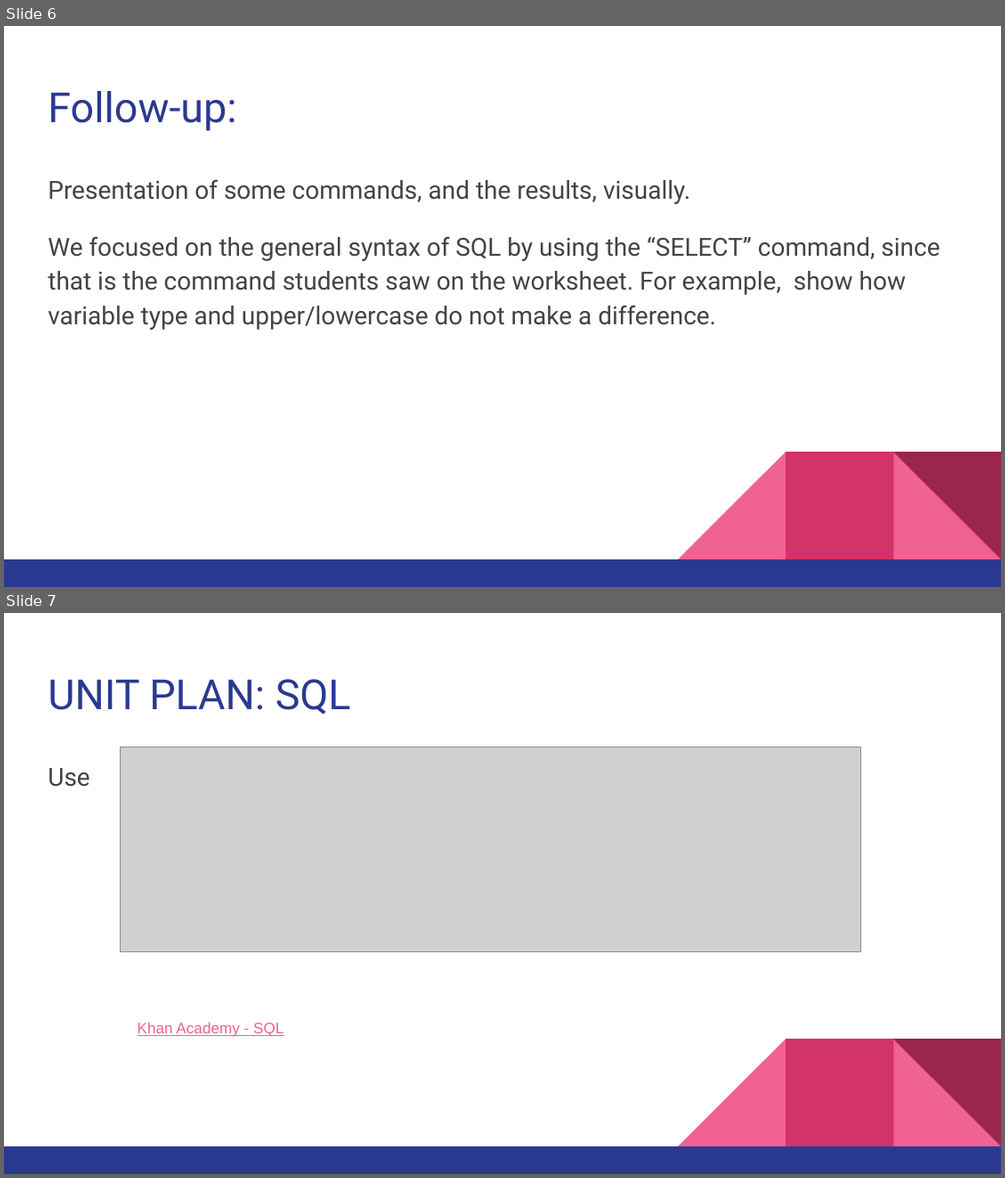
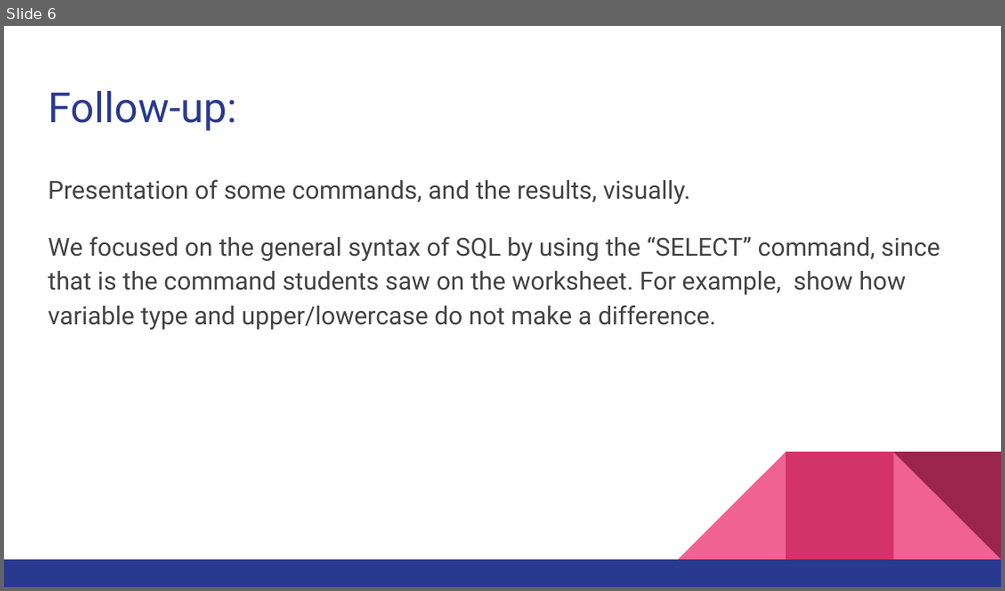
Before and after one commit to hunter-teacher-cert/summer-2020-topics-project-select-rw_tl-from-database, a slide deck: Database, Day 00 presentation.pptx. Shown one above the other, each under a label of ours: slides 6 and 7 before the commit, slide 6 after it. The pictures are 1005x1178 and 1005x591 pixels, drawn with LibreOffice and Linux fonts; fonts in the diff are those of the drawing; grey boxes stand for pictures. Boxes give left, top, right and bottom in pixels: in the first picture for what was removed or moved away, otherwise in the second. Text is boxed around its words. In the diff, an @@ line names an element or a change of style, - is before the commit and + after.

Commit message:
revised slide deck & made unit plan more readable

```diff
--- a/Database, Day 00 presentation.pptx
+++ b/Database, Day 00 presentation.pptx
@@ slide 7 removed at <box>4,613,1001,1174</box>, background #FFFFFF; not listed: 5 template elements that a slide beside it also shows @@
@@ title removed at <box>48,679,351,714</box> @@
-UNIT PLAN: SQL
@@ text removed at <box>48,768,89,787</box> @@
-Use
@@ picture removed at <box>120,747,860,951</box> @@
@@ text removed at <box>138,1022,283,1037</box> @@
-Khan Academy - SQL
```
Also in this commit, not shown: 2 slides changed, 1 slide added, 1 other file.
